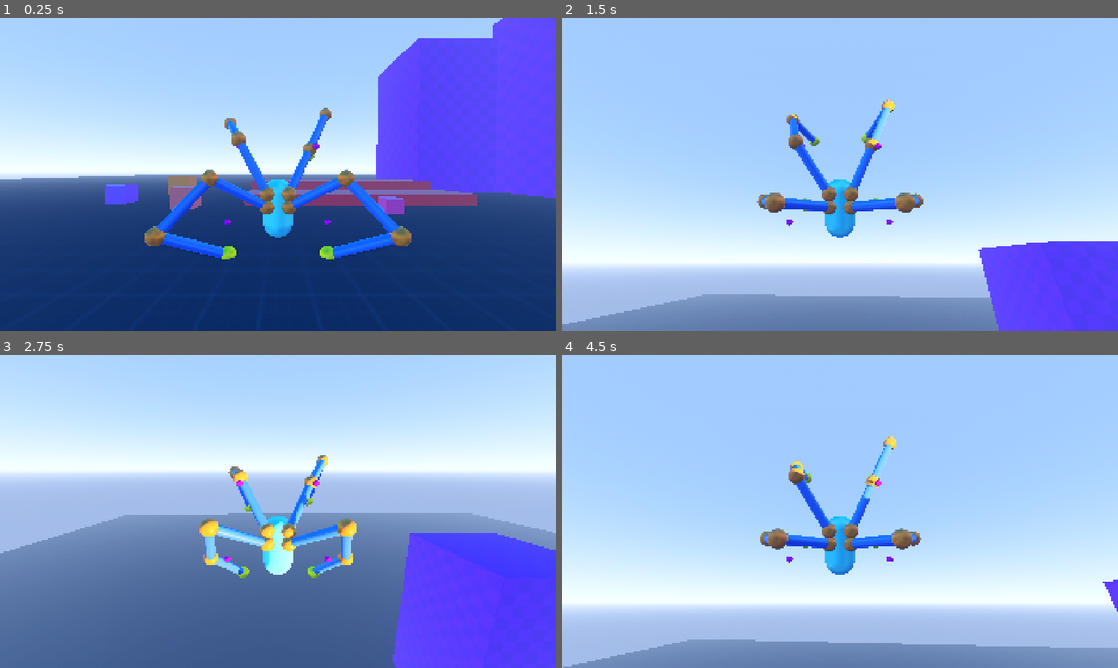
Above: before the commit, frames 1-4 (two rows, left to right).
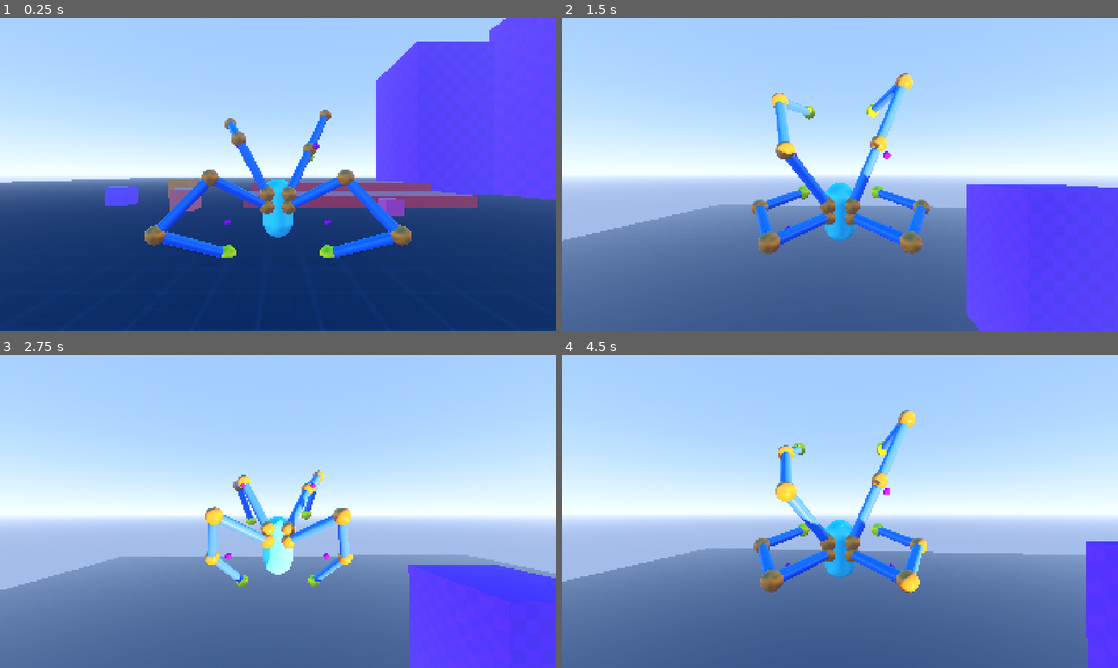
Above: after the commit, the same moments.

Repository: lliamsymonds04/doc-oc
Game: Godot game, scene res://main.tscn
The game is run twice, just before and just after one commit, with the same random seed, the same clock (stepped at 60 frames per second) and the same inputs.
Inputs (mouse positions are in pixels of both pictures, inside the frame that each line leads up to):
- Up to frame 1 (0.25 s): no input
- Up to frame 2 (1.5 s): move the mouse to (867, 174) at 0.52 s; hold W (forward) from 0.53 s (still down); tap Space (jump) at 0.77 s; move the mouse to (812, 174) at 1.27 s
- Up to frame 3 (2.75 s): keep holding W (forward); tap Space (jump) at 1.52 s; move the mouse to (289, 505) at 2.02 s
- Up to frame 4 (4.5 s): keep holding W (forward); move the mouse to (834, 517) at 2.77 s; tap Space (jump) at 3.02, 3.77 s; move the mouse to (878, 514) at 3.52 s; move the mouse to (795, 508) at 4.27 s

The runs differ from the first frame. In frame 1, 2.7% of the frame differs, in the area x 0-100%, y 0-100%; in frame 2, 59%; in frame 3, 45%; in frame 4, 64%, in the area x 0-100%, y 17-100%.

Commit message:
feat: moved player bean and mounts into a tilt pivot

Diff:
--- a/systems/player/player.tscn
+++ b/systems/player/player.tscn
@@ -12,6 +12,11 @@
 
 [sub_resource type="CapsuleShape3D" id="CapsuleShape3D_m2c1y"]
 
+[sub_resource type="StandardMaterial3D" id="StandardMaterial3D_ktl23"]
+albedo_color = Color(0.47058824, 1, 1, 1)
+
+[sub_resource type="CapsuleMesh" id="CapsuleMesh_m2c1y"]
+
 [sub_resource type="StandardMaterial3D" id="StandardMaterial3D_pftr6"]
 albedo_color = Color(1, 0, 1, 1)
 
@@ -19,71 +24,60 @@
 radius = 0.1
 height = 0.2
 
-[sub_resource type="StandardMaterial3D" id="StandardMaterial3D_ktl23"]
-albedo_color = Color(0.47058824, 1, 1, 1)
-
-[sub_resource type="CapsuleMesh" id="CapsuleMesh_m2c1y"]
-
 [node name="Player" type="CharacterBody3D" unique_id=1831706131 node_paths=PackedStringArray("arm_mounts", "leg_mounts")]
 collision_layer = 2
 script = ExtResource("1_ktl23")
 jump_velocity = 1000.0
-arm_mounts = [NodePath("Hitbox/ArmTopRight"), NodePath("Hitbox/ArmTopLeft")]
-leg_mounts = [NodePath("Hitbox/ArmRight"), NodePath("Hitbox/ArmLeft")]
+arm_mounts = [NodePath("TiltPivot/ArmTopRight"), NodePath("TiltPivot/ArmTopLeft")]
+leg_mounts = [NodePath("TiltPivot/ArmRight"), NodePath("TiltPivot/ArmLeft")]
 raycast_config = SubResource("Resource_dwurs")
 
 [node name="Hitbox" type="CollisionShape3D" parent="." unique_id=1899741163]
 transform = Transform3D(1, 0, 0, 0, 1, 0, 0, 0, 1, 0, 0.99949986, 0)
 shape = SubResource("CapsuleShape3D_m2c1y")
 
-[node name="ArmRight" type="Node3D" parent="Hitbox" unique_id=714455465 node_paths=PackedStringArray("vertical_mount", "horizontal_mount")]
-transform = Transform3D(1, 0, 0, 0, 1, 0, 0, 0, 1, 0.353, 0.1, 0.377)
+[node name="CameraController" type="SpringArm3D" parent="." unique_id=889996896]
+transform = Transform3D(1, 0, 0, 0, 1, 0, 0, 0, 1, 0, 2.1461957, 0)
+spring_length = 7.0
+script = ExtResource("1_2anqx")
+sensitivity = 0.04
+
+[node name="Camera3D" type="Camera3D" parent="CameraController" unique_id=1441241849]
+
+[node name="TiltPivot" type="Node3D" parent="." unique_id=566898379]
+
+[node name="Bean" type="MeshInstance3D" parent="TiltPivot" unique_id=1008928997]
+transform = Transform3D(1, 0, 0, 0, 1, 0, 0, 0, 1, 0, 1.0040846, 0)
+material_override = SubResource("StandardMaterial3D_ktl23")
+mesh = SubResource("CapsuleMesh_m2c1y")
+
+[node name="ArmTopLeft" type="Node3D" parent="TiltPivot" unique_id=1899558695 node_paths=PackedStringArray("vertical_mount", "horizontal_mount")]
+transform = Transform3D(1, 0, 0, 0, 1, 0, 0, 0, 1, -0.353, 1.5151873, 0.377)
 script = ExtResource("2_fqfg4")
-vertical_mount = NodePath("../ArmTopRight")
-horizontal_mount = NodePath("../ArmLeft")
+vertical_mount = NodePath("../ArmLeft")
+horizontal_mount = NodePath("../ArmTopRight")
+idle_sway_x = 0.2
+idle_sway_y = 0.1
 metadata/_custom_type_script = "uid://bba0h6wxddaoe"
 
-[node name="GroundProbe" type="Marker3D" parent="Hitbox/ArmRight" unique_id=550686394]
-transform = Transform3D(1, 0, 0, 0, 1, 0, 0, 0, 1, 1.1221828, -1.0204345, 0.6019857)
+[node name="GroundProbe" type="Marker3D" parent="TiltPivot/ArmTopLeft" unique_id=630538761]
+transform = Transform3D(1, 0, 0, 0, 1, 0, 0, 0, 1, -1.122, -1.4220326, -1.513683)
 
-[node name="IdleTarget" type="Marker3D" parent="Hitbox/ArmRight" unique_id=1422011768]
-transform = Transform3D(1, 0, 0, 0, 1, 0, 0, 0, 1, 1.1221828, -1.0204345, -1.6819203)
+[node name="IdleTarget" type="Marker3D" parent="TiltPivot/ArmTopLeft" unique_id=1476587123]
+transform = Transform3D(1, 0, 0, 0, 1, 0, 0, 0, 1, -1.122, 1.4203327, -3.1366746)
 
-[node name="Pole" type="Marker3D" parent="Hitbox/ArmRight" unique_id=1263360260]
-transform = Transform3D(1, 0, 0, 0, 1, 0, 0, 0, 1, 1.253, 0.2, 0.577)
+[node name="Pole" type="Marker3D" parent="TiltPivot/ArmTopLeft" unique_id=144475676]
+transform = Transform3D(1, 0, 0, 0, 1, 0, 0, 0, 1, -1.5615735, 2.7539291, -1.1966037)
 
-[node name="WallProbe" type="Node3D" parent="Hitbox/ArmRight" unique_id=1227139099]
-transform = Transform3D(1, 0, 0, 0, 1, 0, 0, 0, 1, 1.254, -0.5, 0)
+[node name="WallProbe" type="Node3D" parent="TiltPivot/ArmTopLeft" unique_id=2115885880]
+transform = Transform3D(1, 0, 0, 0, 1, 0, 0, 0, 1, -0.9, 1.553, 0)
 
-[node name="DebugMesh" type="MeshInstance3D" parent="Hitbox/ArmRight/WallProbe" unique_id=1864961534]
+[node name="DebugMesh" type="MeshInstance3D" parent="TiltPivot/ArmTopLeft/WallProbe" unique_id=1488078873]
 material_override = SubResource("StandardMaterial3D_pftr6")
 mesh = SubResource("SphereMesh_m2c1y")
 
-[node name="ArmLeft" type="Node3D" parent="Hitbox" unique_id=241021393 node_paths=PackedStringArray("vertical_mount", "horizontal_mount")]
-transform = Transform3D(1, 0, 0, 0, 1, 0, 0, 0, 1, -0.353, 0.1, 0.377)
-script = ExtResource("2_fqfg4")
-vertical_mount = NodePath("../ArmTopLeft")
-horizontal_mount = NodePath("../ArmRight")
-metadata/_custom_type_script = "uid://bba0h6wxddaoe"
-
-[node name="GroundProbe" type="Marker3D" parent="Hitbox/ArmLeft" unique_id=1044979529]
-transform = Transform3D(1, 0, 0, 0, 1, 0, 0, 0, 1, -1.122, -1.0284808, 0.602)
-
-[node name="IdleTarget" type="Marker3D" parent="Hitbox/ArmLeft" unique_id=1583181527]
-transform = Transform3D(1, 0, 0, 0, 1, 0, 0, 0, 1, -1.122, -1.028, -1.682)
-
-[node name="Pole" type="Marker3D" parent="Hitbox/ArmLeft" unique_id=515761756]
-transform = Transform3D(1, 0, 0, 0, 1, 0, 0, 0, 1, -1.253, 0.2, 0.577)
-
-[node name="WallProbe" type="Node3D" parent="Hitbox/ArmLeft" unique_id=964169628]
-transform = Transform3D(1, 0, 0, 0, 1, 0, 0, 0, 1, -1.283, -0.5, 0)
-
-[node name="DebugMesh" type="MeshInstance3D" parent="Hitbox/ArmLeft/WallProbe" unique_id=1384942331]
-material_override = SubResource("StandardMaterial3D_pftr6")
-mesh = SubResource("SphereMesh_m2c1y")
-
-[node name="ArmTopRight" type="Node3D" parent="Hitbox" unique_id=2058179573 node_paths=PackedStringArray("vertical_mount", "horizontal_mount")]
-transform = Transform3D(1, 0, 0, 0, 1, 0, 0, 0, 1, 0.353, 0.506, 0.377)
+[node name="ArmTopRight" type="Node3D" parent="TiltPivot" unique_id=2058179573 node_paths=PackedStringArray("vertical_mount", "horizontal_mount")]
+transform = Transform3D(1, 0, 0, 0, 1, 0, 0, 0, 1, 0.353, 1.5054998, 0.377)
 script = ExtResource("2_fqfg4")
 vertical_mount = NodePath("../ArmRight")
 horizontal_mount = NodePath("../ArmTopLeft")
@@ -92,56 +86,64 @@
 sway_phase = 3.14159265358979
 metadata/_custom_type_script = "uid://bba0h6wxddaoe"
 
-[node name="GroundProbe" type="Marker3D" parent="Hitbox/ArmTopRight" unique_id=1012489981]
+[node name="GroundProbe" type="Marker3D" parent="TiltPivot/ArmTopRight" unique_id=1012489981]
 transform = Transform3D(1, 0, 0, 0, 1, 0, 0, 0, 1, 1.1221828, -1.4184881, -1.5244104)
 
-[node name="IdleTarget" type="Marker3D" parent="Hitbox/ArmTopRight" unique_id=1108706562]
+[node name="IdleTarget" type="Marker3D" parent="TiltPivot/ArmTopRight" unique_id=1108706562]
 transform = Transform3D(1, 0, 0, 0, 1, 0, 0, 0, 1, 1.1221828, 1.5599794, -2.9131262)
 
-[node name="Pole" type="Marker3D" parent="Hitbox/ArmTopRight" unique_id=183985606]
+[node name="Pole" type="Marker3D" parent="TiltPivot/ArmTopRight" unique_id=183985606]
 transform = Transform3D(1, 0, 0, 0, 1, 0, 0, 0, 1, 1.336801, 2.787157, -0.93121254)
 
-[node name="WallProbe" type="Node3D" parent="Hitbox/ArmTopRight" unique_id=696696143]
+[node name="WallProbe" type="Node3D" parent="TiltPivot/ArmTopRight" unique_id=696696143]
 transform = Transform3D(1, 0, 0, 0, 1, 0, 0, 0, 1, 0.9, 1.553, 0)
 
-[node name="DebugMesh" type="MeshInstance3D" parent="Hitbox/ArmTopRight/WallProbe" unique_id=1285604622]
+[node name="DebugMesh" type="MeshInstance3D" parent="TiltPivot/ArmTopRight/WallProbe" unique_id=1285604622]
 material_override = SubResource("StandardMaterial3D_pftr6")
 mesh = SubResource("SphereMesh_m2c1y")
 
-[node name="ArmTopLeft" type="Node3D" parent="Hitbox" unique_id=1899558695 node_paths=PackedStringArray("vertical_mount", "horizontal_mount")]
-transform = Transform3D(1, 0, 0, 0, 1, 0, 0, 0, 1, -0.353, 0.5156874, 0.377)
+[node name="ArmLeft" type="Node3D" parent="TiltPivot" unique_id=241021393 node_paths=PackedStringArray("vertical_mount", "horizontal_mount")]
+transform = Transform3D(1, 0, 0, 0, 1, 0, 0, 0, 1, -0.353, 1.0994998, 0.377)
 script = ExtResource("2_fqfg4")
-vertical_mount = NodePath("../ArmLeft")
-horizontal_mount = NodePath("../ArmTopRight")
-idle_sway_x = 0.2
-idle_sway_y = 0.1
+vertical_mount = NodePath("../ArmTopLeft")
+horizontal_mount = NodePath("../ArmRight")
 metadata/_custom_type_script = "uid://bba0h6wxddaoe"
 
-[node name="GroundProbe" type="Marker3D" parent="Hitbox/ArmTopLeft" unique_id=630538761]
-transform = Transform3D(1, 0, 0, 0, 1, 0, 0, 0, 1, -1.122, -1.4220326, -1.513683)
+[node name="GroundProbe" type="Marker3D" parent="TiltPivot/ArmLeft" unique_id=1044979529]
+transform = Transform3D(1, 0, 0, 0, 1, 0, 0, 0, 1, -1.122, -1.0284808, 0.602)
 
-[node name="IdleTarget" type="Marker3D" parent="Hitbox/ArmTopLeft" unique_id=1476587123]
-transform = Transform3D(1, 0, 0, 0, 1, 0, 0, 0, 1, -1.122, 1.4203327, -3.1366746)
+[node name="IdleTarget" type="Marker3D" parent="TiltPivot/ArmLeft" unique_id=1583181527]
+transform = Transform3D(1, 0, 0, 0, 1, 0, 0, 0, 1, -1.122, -1.028, -1.682)
 
-[node name="Pole" type="Marker3D" parent="Hitbox/ArmTopLeft" unique_id=144475676]
-transform = Transform3D(1, 0, 0, 0, 1, 0, 0, 0, 1, -1.5615735, 2.7539291, -1.1966037)
+[node name="Pole" type="Marker3D" parent="TiltPivot/ArmLeft" unique_id=515761756]
+transform = Transform3D(1, 0, 0, 0, 1, 0, 0, 0, 1, -1.253, 0.2, 0.577)
 
-[node name="WallProbe" type="Node3D" parent="Hitbox/ArmTopLeft" unique_id=2115885880]
-transform = Transform3D(1, 0, 0, 0, 1, 0, 0, 0, 1, -0.9, 1.553, 0)
+[node name="WallProbe" type="Node3D" parent="TiltPivot/ArmLeft" unique_id=964169628]
+transform = Transform3D(1, 0, 0, 0, 1, 0, 0, 0, 1, -1.283, -0.5, 0)
 
-[node name="DebugMesh" type="MeshInstance3D" parent="Hitbox/ArmTopLeft/WallProbe" unique_id=1488078873]
+[node name="DebugMesh" type="MeshInstance3D" parent="TiltPivot/ArmLeft/WallProbe" unique_id=1384942331]
 material_override = SubResource("StandardMaterial3D_pftr6")
 mesh = SubResource("SphereMesh_m2c1y")
 
-[node name="Bean" type="MeshInstance3D" parent="." unique_id=1008928997]
-transform = Transform3D(1, 0, 0, 0, 1, 0, 0, 0, 1, 0, 1.0040846, 0)
-material_override = SubResource("StandardMaterial3D_ktl23")
-mesh = SubResource("CapsuleMesh_m2c1y")
+[node name="ArmRight" type="Node3D" parent="TiltPivot" unique_id=714455465 node_paths=PackedStringArray("vertical_mount", "horizontal_mount")]
+transform = Transform3D(1, 0, 0, 0, 1, 0, 0, 0, 1, 0.353, 1.0994998, 0.377)
+script = ExtResource("2_fqfg4")
+vertical_mount = NodePath("../ArmTopRight")
+horizontal_mount = NodePath("../ArmLeft")
+metadata/_custom_type_script = "uid://bba0h6wxddaoe"
 
-[node name="CameraController" type="SpringArm3D" parent="." unique_id=889996896]
-transform = Transform3D(1, 0, 0, 0, 1, 0, 0, 0, 1, 0, 2.1461957, 0)
-spring_length = 7.0
-script = ExtResource("1_2anqx")
-sensitivity = 0.04
+[node name="GroundProbe" type="Marker3D" parent="TiltPivot/ArmRight" unique_id=550686394]
+transform = Transform3D(1, 0, 0, 0, 1, 0, 0, 0, 1, 1.1221828, -1.0204345, 0.6019857)
 
-[node name="Camera3D" type="Camera3D" parent="CameraController" unique_id=1441241849]
+[node name="IdleTarget" type="Marker3D" parent="TiltPivot/ArmRight" unique_id=1422011768]
+transform = Transform3D(1, 0, 0, 0, 1, 0, 0, 0, 1, 1.1221828, -1.0204345, -1.6819203)
+
+[node name="Pole" type="Marker3D" parent="TiltPivot/ArmRight" unique_id=1263360260]
+transform = Transform3D(1, 0, 0, 0, 1, 0, 0, 0, 1, 1.253, 0.2, 0.577)
+
+[node name="WallProbe" type="Node3D" parent="TiltPivot/ArmRight" unique_id=1227139099]
+transform = Transform3D(1, 0, 0, 0, 1, 0, 0, 0, 1, 1.254, -0.5, 0)
+
+[node name="DebugMesh" type="MeshInstance3D" parent="TiltPivot/ArmRight/WallProbe" unique_id=1864961534]
+material_override = SubResource("StandardMaterial3D_pftr6")
+mesh = SubResource("SphereMesh_m2c1y")
--- a/systems/player/player_controller.gd
+++ b/systems/player/player_controller.gd
@@ -27,7 +27,8 @@
 @export var wall_offset_correction_rate: float = 10.0
 
 @onready var arms: Array[BasicArm] = []
-@onready var Bean: Node3D = $Bean
+@onready var tilt_pivot: Node3D = $TiltPivot
+@onready var Bean: Node3D = $TiltPivot/Bean
 @onready var camera_controller: CameraController = $CameraController
 
 enum StateID { GROUNDED, WALL_CLIMB, AIR }
--- a/systems/player/states/air_state.gd
+++ b/systems/player/states/air_state.gd
@@ -28,9 +28,9 @@
 	p.rotation.y = p.camera_controller.global_rotation.y
 	p.camera_controller.rotation.y = 0
 
-	var current_rot_x := p.camera_controller.rotation.x
+	var current_rot_x := p.tilt_pivot.rotation.x
 	var new_rot_x = lerp(current_rot_x, velocityRotation, dt * 60.0)
-	p.rotation.x = new_rot_x
+	p.tilt_pivot.rotation.x = new_rot_x
 
 	var mount_hit_positions: Dictionary
 
